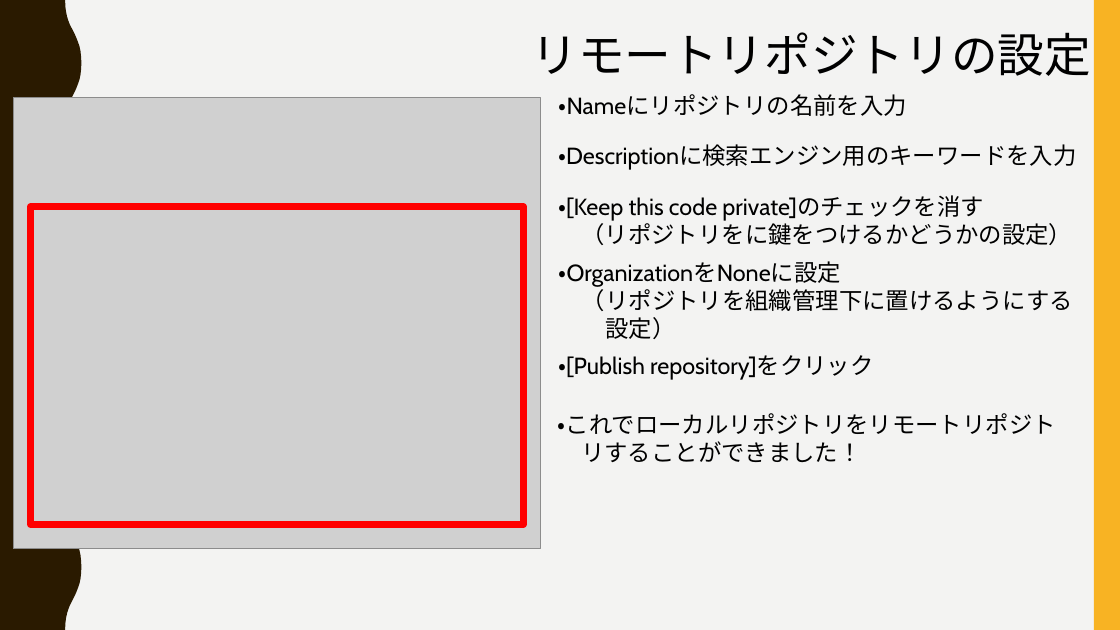
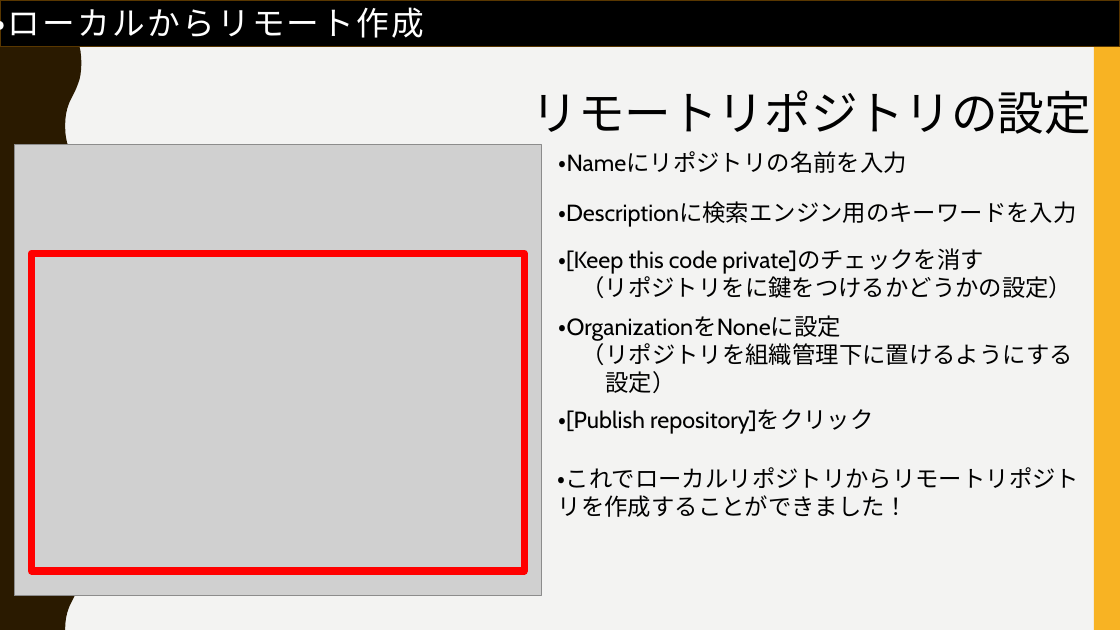
Before and after one commit to FIY24554/git_test, a slide deck: slide 26 of gitについて_加藤.pptx (slide 22 before the commit). Drawn at 1120x630 pixels with LibreOffice and Linux fonts; fonts in the diff are those of the drawing; grey boxes stand for pictures. Boxes give left, top, right and bottom in pixels: in the first picture for what was removed or moved away, otherwise in the second. Text is boxed around its words. In the diff, an @@ line names an element or a change of style, - is before the commit and + after.

```diff
--- a/gitについて_加藤.pptx
+++ b/gitについて_加藤.pptx
@@ rectangle added at box(0, 0, 1120, 46), fill #000000, outline #593700 1 pt @@
@@ text added at box(0, 2, 424, 44), 28 pt, text #FFFFFF @@
+・ローカルからリモート作成
@@ text "リモートリポジトリの設定": place and size @@
-text "リモートリポジトリの設定" at box(532, 32, 1091, 76)
+text "リモートリポジトリの設定" at box(532, 90, 1091, 134)
@@ picture: place and size @@
-picture at box(13, 97, 540, 549)
+picture at box(14, 145, 541, 596)
@@ text "・Nameにリポジトリの名前を入力": place and size @@
-text "・Nameにリポジトリの名前を入力" at box(559, 94, 907, 116)
+text "・Nameにリポジトリの名前を入力" at box(559, 151, 907, 173)
@@ 4 texts: place and size @@
-4 texts at box(558, 144, 1076, 380)
+4 texts at box(558, 201, 1076, 434)
@@ rectangle: place and size @@
-rectangle at box(30, 207, 523, 524)
+rectangle at box(31, 254, 524, 571)
@@ text at box(558, 467, 1079, 517): text changed @@
-・これでローカルリポジトリをリモートリポジト
-リすることができました！
+・これでローカルリポジトリからリモートリポジトリを作成することができました！
```
Also in this commit, not shown: 22 other slides changed, 16 slides added, 1 slide removed.
